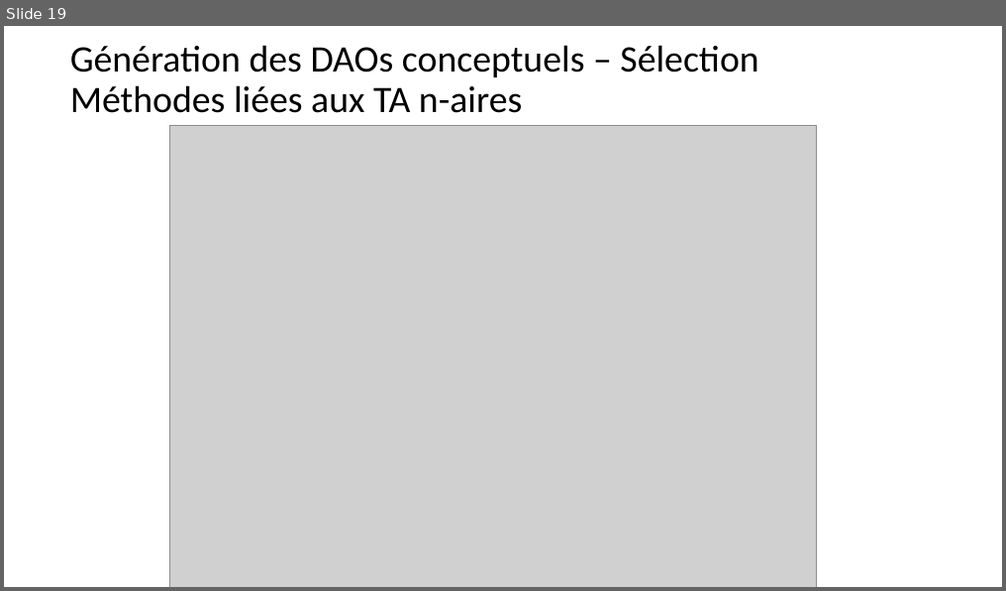
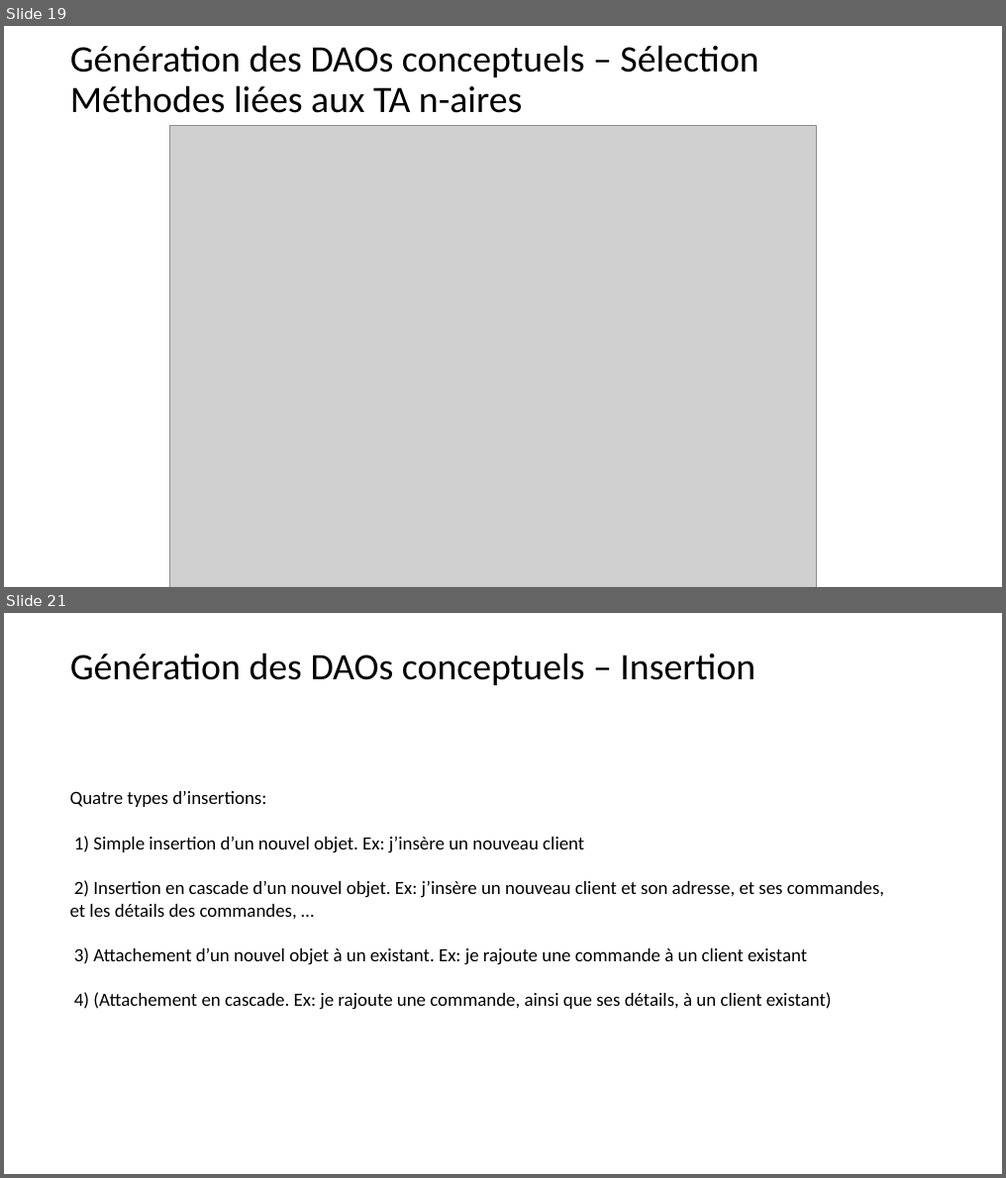
Before and after one commit to gobertm/HyDRa, a slide deck: ConceptualDAO.pptx. Shown one above the other, each under a label of ours: slide 19 before the commit, slides 19 and 21 after it; the slides between them are not shown. The pictures are 1006x591 and 1006x1178 pixels, drawn with LibreOffice and Linux fonts; fonts in the diff are those of the drawing; grey boxes stand for pictures. Boxes give left, top, right and bottom in pixels: in the first picture for what was removed or moved away, otherwise in the second. Text is boxed around its words. In the diff, an @@ line names an element or a change of style, - is before the commit and + after.

```diff
--- a/ConceptualDAO.pptx
+++ b/ConceptualDAO.pptx
@@ slide 21 added at box(4, 613, 1002, 1174), background #FFFFFF @@
@@ title added at box(70, 653, 755, 685), 36 pt, text #000000 @@
+Génération des DAOs conceptuels – Insertion
@@ text added at box(70, 791, 884, 1010), 18 pt, text #000000 @@
+Quatre types d’insertions:
+1) Simple insertion d’un nouvel objet. Ex: j’insère un nouveau client
+2) Insertion en cascade d’un nouvel objet. Ex: j’insère un nouveau client et son adresse, et ses commandes, et les détails des commandes, …
+3) Attachement d’un nouvel objet à un existant. Ex: je rajoute une commande à un client existant
+4) (Attachement en cascade. Ex: je rajoute une commande, ainsi que ses détails, à un client existant)
```
Also in this commit, not shown: 8 other slides added, 1 other file.
